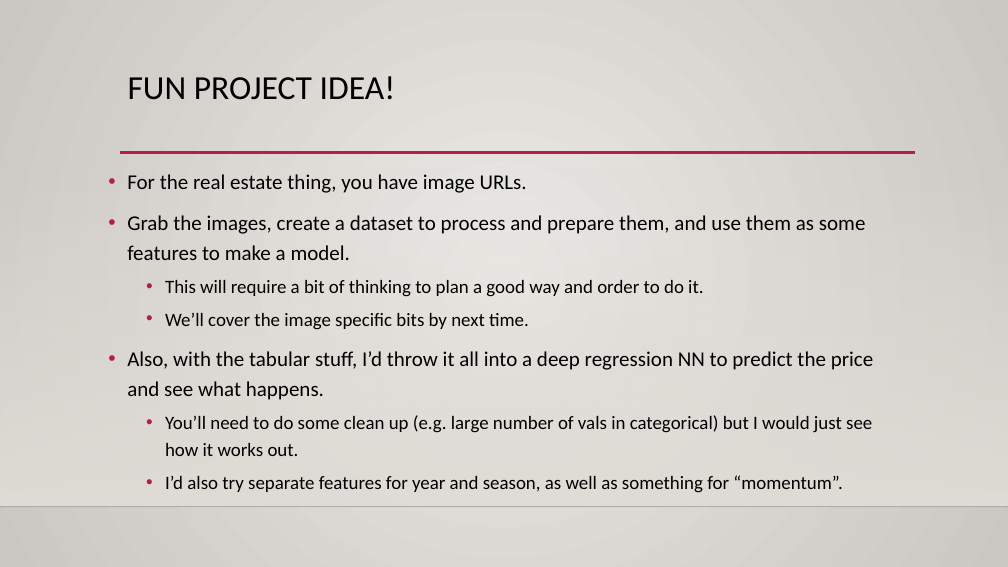
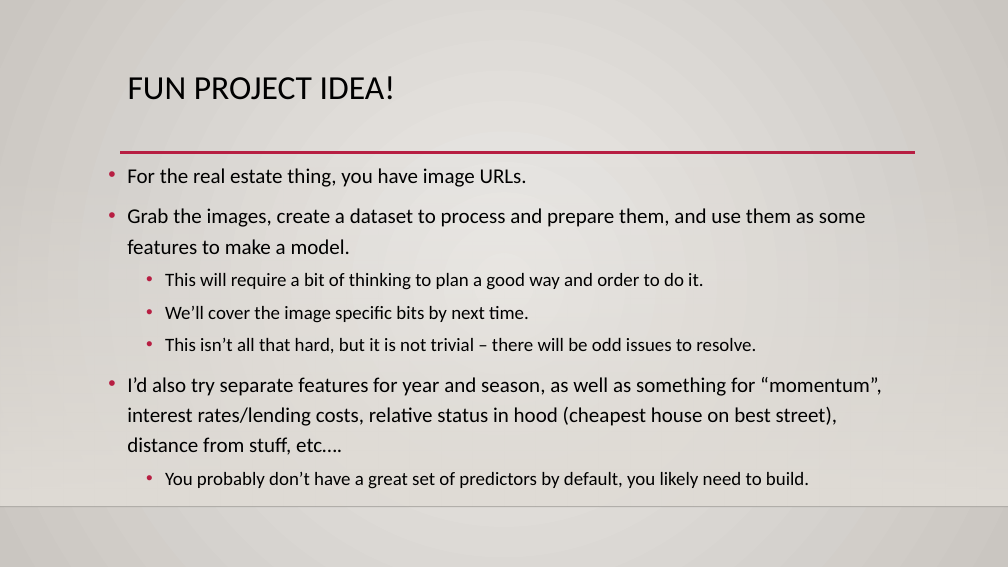
Before and after one commit to AkeemSemperDataScience/Intro_to_Machine_Learning_Students, a slide deck: slide 4 of reference_content/Slides/pytorch_data.pptx (slide 2 before the commit). Drawn at 1008x567 pixels with LibreOffice and Linux fonts; fonts in the diff are those of the drawing; background and template pictures are left out. Boxes give left, top, right and bottom in pixels: in the first picture for what was removed or moved away, otherwise in the second. Text is boxed around its words. In the diff, an @@ line names an element or a change of style, - is before the commit and + after.

```diff
--- a/reference_content/Slides/pytorch_data.pptx
+++ b/reference_content/Slides/pytorch_data.pptx
@@ text at (x1=127, y1=338, x2=882, y2=489): text changed; size 18 to 20 pt @@
-• Also, with the tabular stuff, I’d throw it all into a deep regression NN to predict the price and see what happens.
-  • You’ll need to do some clean up (e.g. large number of vals in categorical) but I would just see how it works out.
-  • I’d also try separate features for year and season, as well as something for “momentum”.
+  • This isn’t all that hard, but it is not trivial – there will be odd issues to resolve.
+• I’d also try separate features for year and season, as well as something for “momentum”, interest rates/lending costs, relative status in hood (cheapest house on best street), distance from stuff, etc….
+  • You probably don’t have a great set of predictors by default, you likely need to build.
```
Also in this commit, not shown: 1 other slide changed, 4 slides added, 4 other files.
